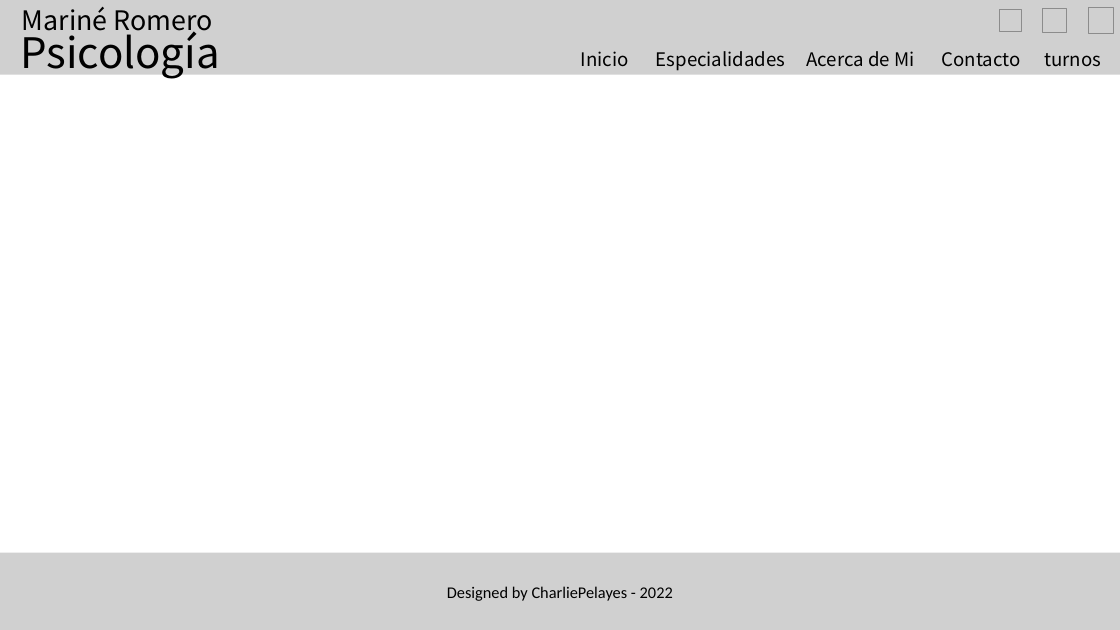
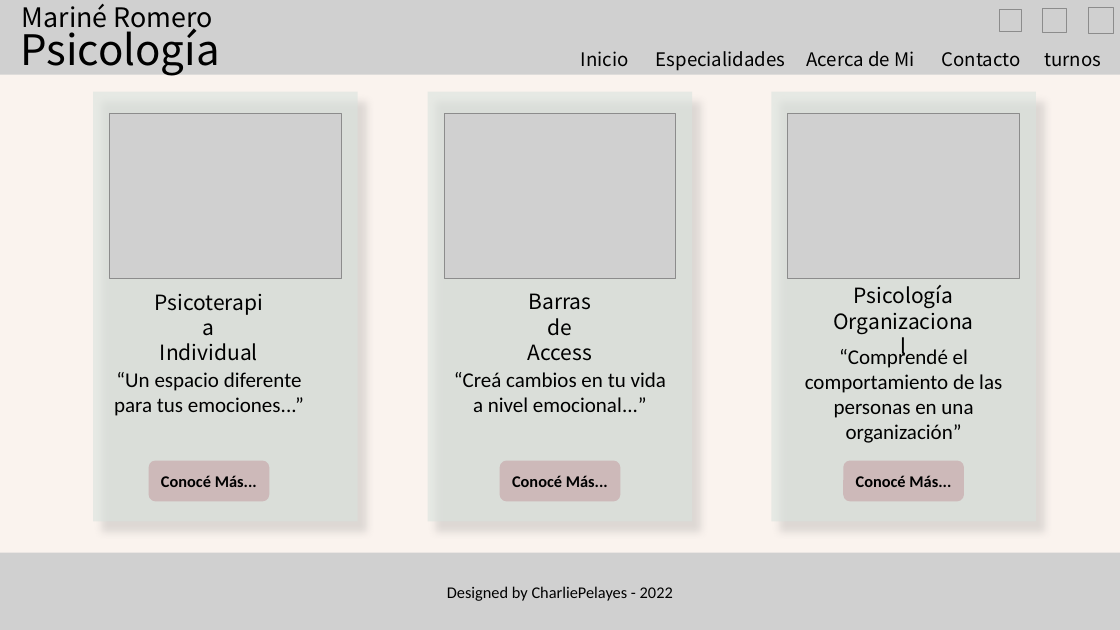
Before and after one commit to etcsa044/proyectoCoder, a slide deck: slide 2 of wireframe/Presentación1.pptx. Drawn at 1120x630 pixels with LibreOffice and Linux fonts; fonts in the diff are those of the drawing; grey boxes stand for pictures; background and template pictures are left out. Boxes give left, top, right and bottom in pixels: in the first picture for what was removed or moved away, otherwise in the second. Text is boxed around its words. In the diff, an @@ line names an element or a change of style, - is before the commit and + after.

Commit message:
varios cambios

```diff
--- a/wireframe/Presentación1.pptx
+++ b/wireframe/Presentación1.pptx
@@ background picture (left out) to #EDD4C1 at 27% opacity @@
@@ rectangle added at bbox=[93, 92, 358, 522], fill #D9E3DE at 58% opacity @@
@@ picture added at bbox=[110, 113, 342, 279] @@
@@ rectangle added at bbox=[428, 92, 692, 522], fill #D9E3DE at 58% opacity @@
@@ picture added at bbox=[444, 113, 676, 279] @@
@@ rectangle added at bbox=[771, 92, 1036, 522], fill #D9E3DE at 58% opacity @@
@@ picture added at bbox=[788, 113, 1020, 279] @@
@@ text added at bbox=[528, 293, 592, 361], 18 pt, text #000000 @@
+Barras
+de Access
@@ text added at bbox=[854, 285, 954, 309], 18 pt, text #000000 @@
+Psicología
+Organizacional
@@ text added at bbox=[160, 343, 258, 361], 18 pt, text #000000 @@
+Psicoterapia
+Individual
@@ text added at bbox=[805, 346, 1002, 443], 18 pt, text #000000 @@
+“Comprendé el comportamiento de las personas en una organización”
@@ text added at bbox=[114, 372, 304, 416], 18 pt, text #000000 @@
+“Un espacio diferente para tus emociones...”
@@ text added at bbox=[454, 372, 666, 412], 18 pt, text #000000 @@
+“Creá cambios en tu vida a nivel emocional...”
@@ rounded rectangle added at bbox=[149, 460, 270, 502], fill #CDB9B9, 14 pt, text #000000, bold @@
+Conocé Más...
@@ rounded rectangle added at bbox=[500, 460, 621, 502], fill #CDB9B9, 14 pt, text #000000, bold @@
+Conocé Más...
@@ rounded rectangle added at bbox=[844, 460, 965, 502], fill #CDB9B9, 14 pt, text #000000, bold @@
+Conocé Más...
```
Also in this commit, not shown: 4 other slides changed, 1 slide removed, 17 other files.
